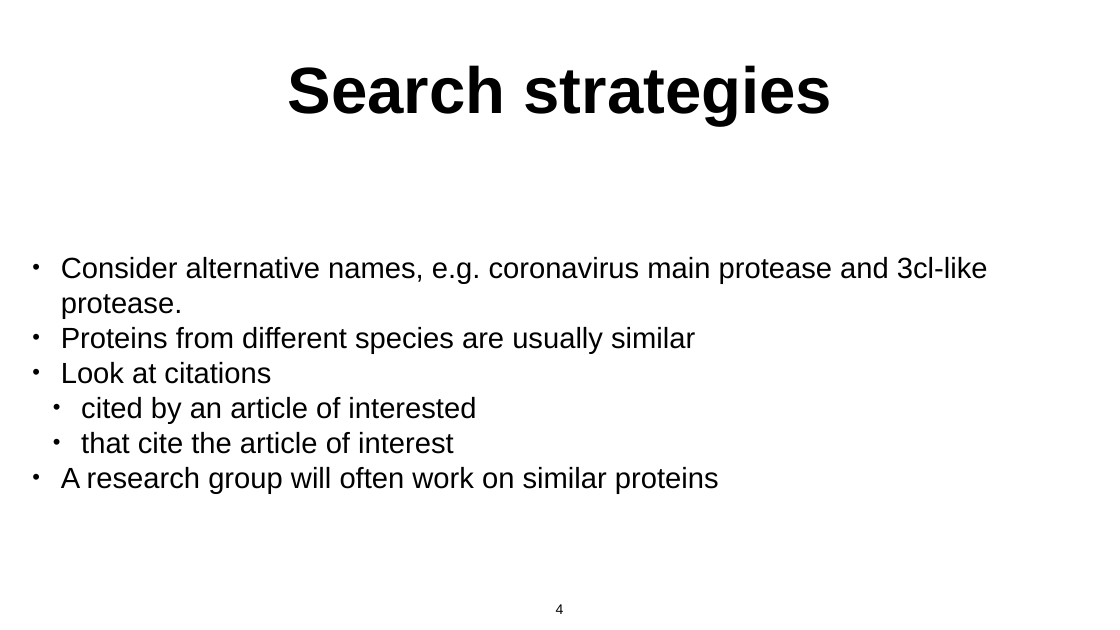
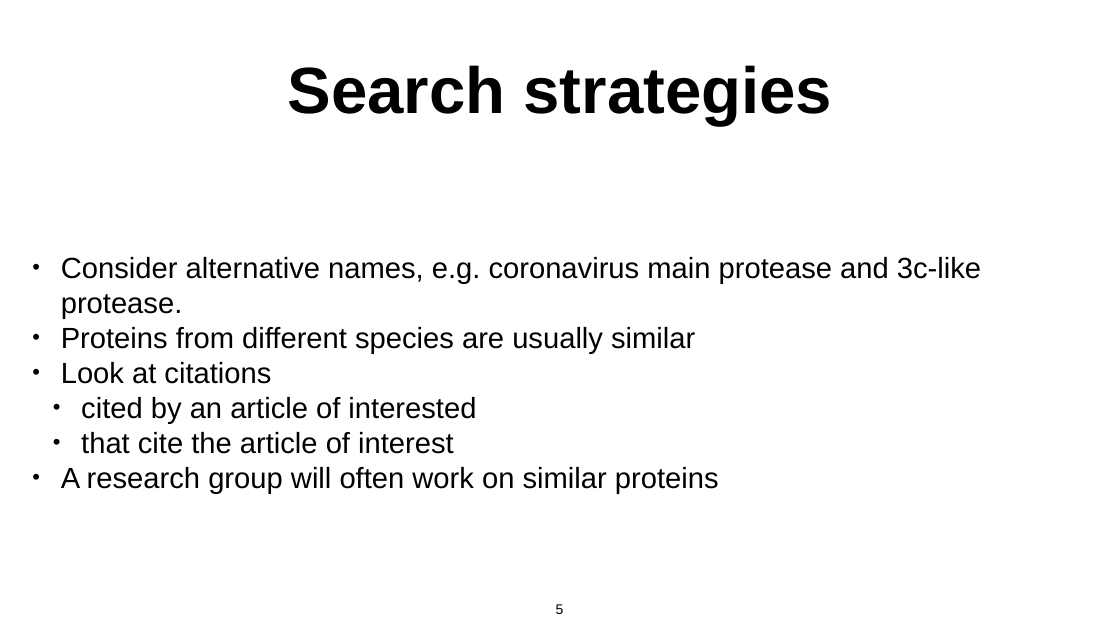
Before and after one commit to daveminh/Chem456-2024F, a slide deck: slide 5 of slides/09-16-Scientific_Literature.pptx (slide 4 before the commit). Drawn at 1120x630 pixels with LibreOffice and Linux fonts; fonts in the diff are those of the drawing. Boxes give left, top, right and bottom in pixels: in the first picture for what was removed or moved away, otherwise in the second. Text is boxed around its words. In the diff, an @@ line names an element or a change of style, - is before the commit and + after.

Commit message:
Slides for 9/16

```diff
--- a/slides/09-16-Scientific_Literature.pptx
+++ b/slides/09-16-Scientific_Literature.pptx
@@ text at <box>61,257,981,319</box>: text changed @@
-• Consider alternative names, e.g. coronavirus main protease and 3cl-like protease.
+• Consider alternative names, e.g. coronavirus main protease and 3c-like protease.
@@ page number at <box>556,604,564,614</box>: text changed @@
-4
+5
```
Also in this commit, not shown: 2 other slides changed, 1 slide added, 3 other files.
